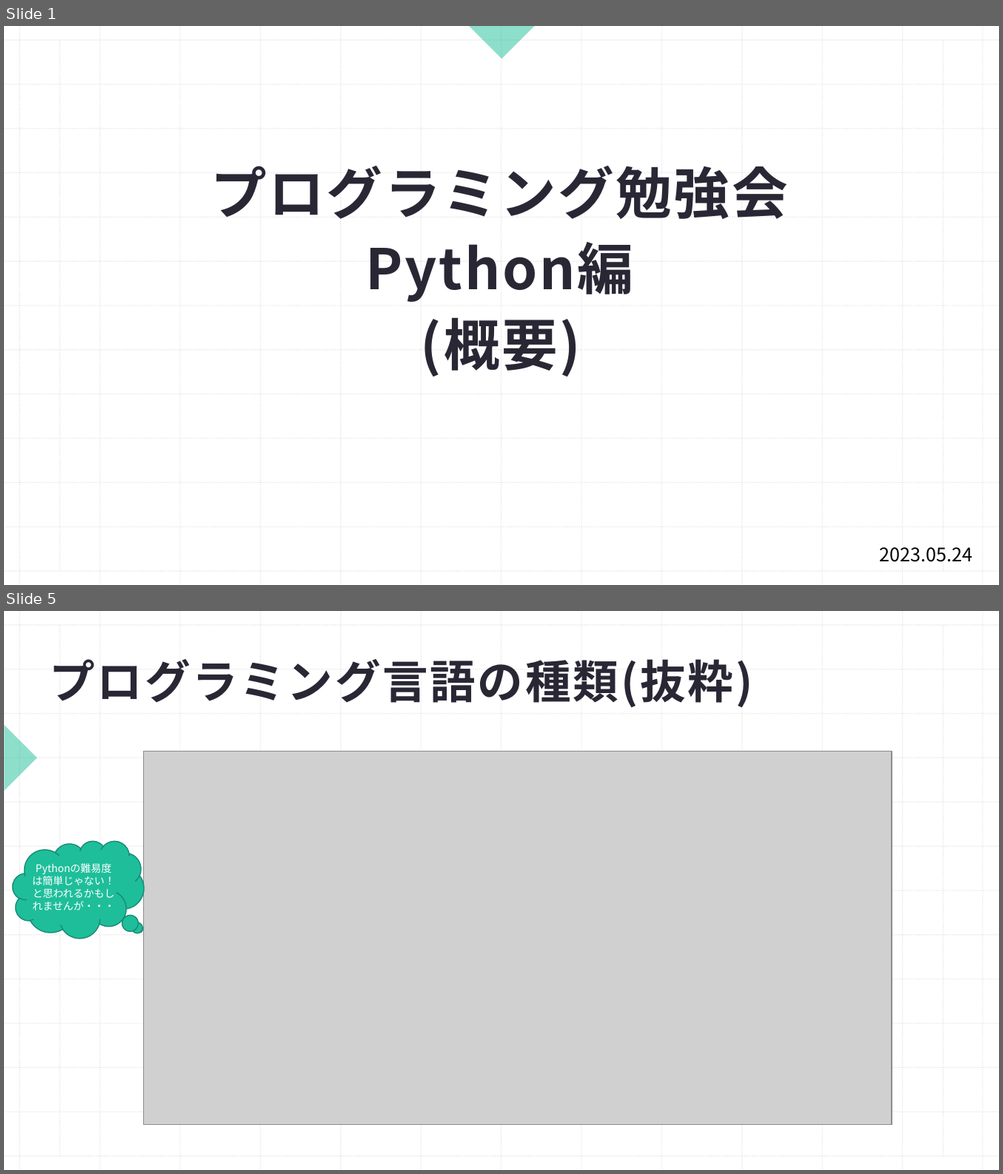
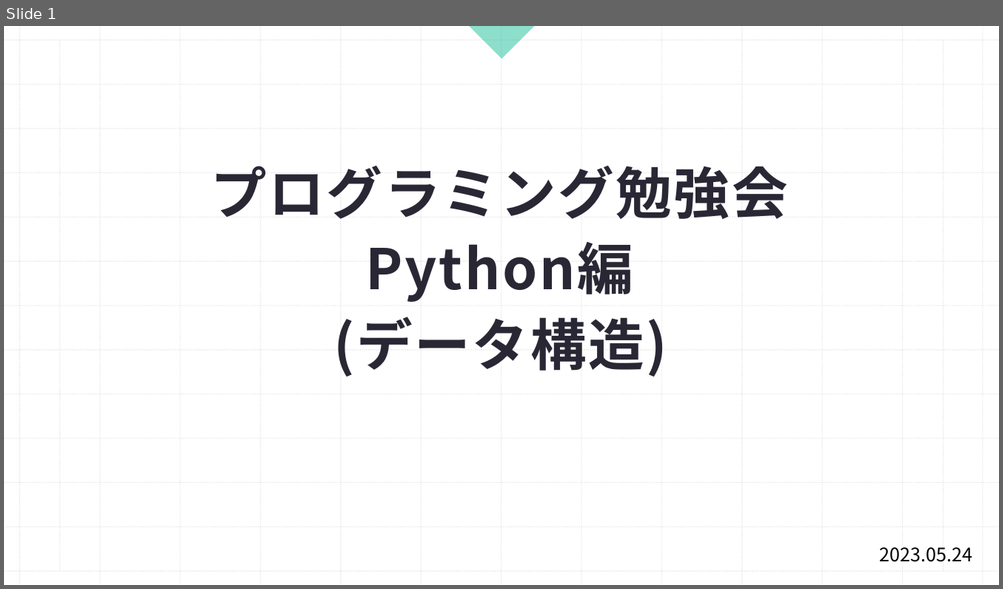
Before and after one commit to Shohei1129/Python_traning, a slide deck: プログラミング勉強会Python編(4.データ構造).pptx. Shown one above the other, each under a label of ours: slides 1 and 5 before the commit, slide 1 after it; the slides between them are not shown. The pictures are 1003x1174 and 1003x589 pixels, drawn with LibreOffice and Linux fonts; fonts in the diff are those of the drawing; grey boxes stand for pictures. Boxes give left, top, right and bottom in pixels: in the first picture for what was removed or moved away, otherwise in the second. Text is boxed around its words. In the diff, an @@ line names an element or a change of style, - is before the commit and + after.

```diff
--- a/プログラミング勉強会Python編(4.データ構造).pptx
+++ b/プログラミング勉強会Python編(4.データ構造).pptx
@@ slide 5 removed at <box>4,611,999,1170</box>, background #FFFFFF; not listed: 26 template elements that a slide beside it also shows @@
@@ line removed from (60, 625) to (60, 1156) @@
@@ line removed from (943, 625) to (943, 1156) @@
@@ title removed at <box>50,659,753,708</box> @@
-プログラミング言語の種類(抜粋)
@@ right triangle removed at <box>4,725,37,791</box> @@
@@ picture removed at <box>144,752,891,1125</box> @@
@@ thought cloud removed at <box>13,841,145,939</box> @@
-Pythonの難易度は簡単じゃない！と思われるかもしれませんが・・・
@@ slide 1 changed as well @@
@@ title at <box>211,166,788,377</box>: text changed @@
-プログラミング勉強会
-Python編
-(概要)
+プログラミング勉強会
+Python編
+(データ構造)
```
Also in this commit, not shown: 1 other slide changed, 4 slides added, 22 other slides removed, 29 other files.
